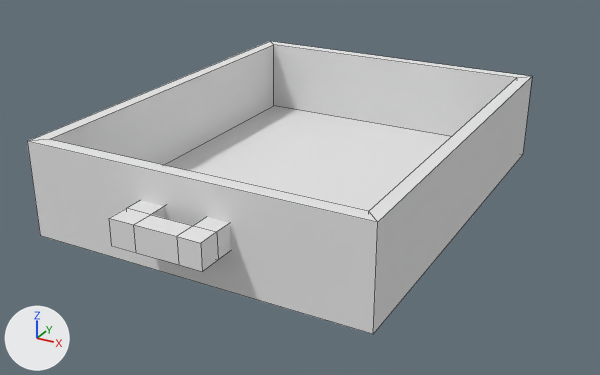
A saved change to the Blender file Escape Room VR/Assets/EscapeRoom/Models/drawer.blend.
Rendered twice from a 50 mm lens placed at (0.593, -1.105, 0.482), pointed at (0.018, -0.06, -0.041). The axes (+X, +Y, +Z) are drawn at lower left. The lights are the same throughout. Mesh edges are drawn as thin lines.

The scene before the commit, as lines of its bpy script (objects in view):
```python
me_cube_006 = bpy.data.meshes.new('Cube.006')
me_cube_006.from_pydata(...)  # 24 vertices, 22 faces; spans x -0.0358..0.034, y -0.0703..0.0684, z -0.0194..0.0194
me_cube_006.materials.append(mat_main)  # its picture is missing
me_cube_007 = bpy.data.meshes.new('Cube.007')
me_cube_007.from_pydata([(0.271, -0.332, -0.074), (0.271, -0.332, 0.074), (-0.271, -0.332, 0.074), (-0.271, -0.332, -0.074), (0.271, 0.332, 0.074), (0.271, 0.332, -0.074), (-0.271, 0.332, -0.074), (-0.271, 0.332, 0.074)], [], [(0, 1, 4, 5), (5, 4, 7, 6), (3, 0, 5, 6), (2, 3, 6, 7), (0, 3, 2, 1)])
me_cube_007.materials.append(mat_main)  # its picture is missing
ob_drawer = bpy.data.objects.new('Drawer', me_cube_007)
ob_drawer.location = (0.0, 0.0, 0.0)
ob_drawer.scale = (0.986, 1.0, 1.0)
_m = ob_drawer.modifiers.new('Solidify', 'SOLIDIFY')
_m.thickness = -0.03
_m.nonmanifold_thickness_mode = 'FIXED'
_m.nonmanifold_merge_threshold = 0.0003
ob_handle = bpy.data.objects.new('Handle', me_cube_006)
ob_handle.parent = ob_drawer
ob_handle.location = (-0.000727, -0.36, 0.00689)
ob_handle.rotation_euler = (0.0, 0.0, -1.571)  # degrees (0, 0, -90)
ob_handle.scale = (1.0, 1.02, 1.0)
```
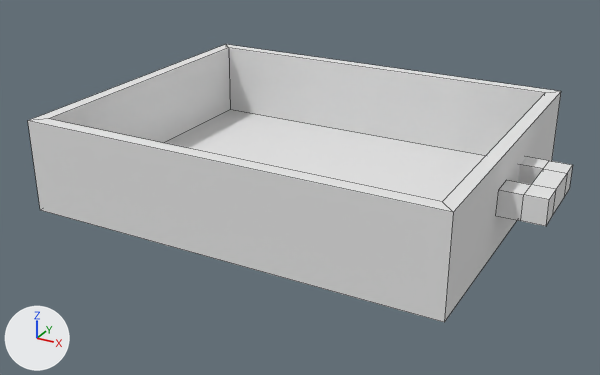
Where the newer file only moved an object's origin or applied its transform, the numbers keep the older frame.

Pixel boxes [x1, y1, x2, y2] of what changed, in the pictures (600 x 375 px):
'Body', added: after [28, 44, 561, 322]
'Drawer', no longer drawn: before [27, 41, 532, 334]
'Handle', reshaped (37% narrower): before [109, 200, 231, 272]; after [496, 157, 573, 226]

Edits to the bpy script that builds the scene:
```text
Change me_cube_006:
    where me_cube_006.from_pydata(...)  # 24 vertices, 22 faces; spans x -0.0358..0.034, y -0.0703..0.0684, z -0.0194..0.0194
    used by ob_handle; parent = ob_drawer; location = (-0.000727, -0.36, 0.00689); rotation_euler = (0.0, 0.0, -1.571), in degrees (0, 0, -90); scale = (1.0, 1.02, 1.0)
    me_cube_006 part 1
    me_cube_006.vertices[0].co: (-0.0332, -0.0703, -0.0194) -> (-0.2882, 0.3244, -0.0194)
    me_cube_006.vertices[1].co: (-0.0332, -0.0703, 0.0194) -> (-0.2882, 0.3244, 0.0194)
    me_cube_006.vertices[2].co: (-0.0332, -0.0315, -0.0194) -> (-0.3273, 0.3244, -0.0194)
    me_cube_006.vertices[3].co: (-0.0332, -0.0315, 0.0194) -> (-0.3273, 0.3244, 0.0194)
    me_cube_006.vertices[4].co: (0.034, -0.0703, -0.0194) -> (-0.2882, 0.3911, -0.0194)  # pixel (111, 245) -> pixel (541, 225)
    me_cube_006.vertices[5].co: (0.034, -0.0703, 0.0194) -> (-0.2882, 0.3911, 0.0194)  # pixel (109, 218) -> pixel (545, 199)
    me_cube_006.vertices[6].co: (0.034, -0.0315, -0.0194) -> (-0.3273, 0.3911, -0.0194)  # pixel (136, 252) -> not seen
    me_cube_006.vertices[7].co: (0.034, -0.0315, 0.0194) -> (-0.3273, 0.3911, 0.0194)  # pixel (133, 224) -> pixel (552, 188)
    me_cube_006.vertices[8].co: (0.0004, -0.0315, -0.0194) -> (-0.3273, 0.3578, -0.0194)
    me_cube_006.vertices[9].co: (0.0004, -0.0315, 0.0194) -> (-0.3273, 0.3578, 0.0194)  # pixel (150, 214) -> pixel (527, 183)
    me_cube_006.vertices[10].co: (0.0004, -0.0703, -0.0194) -> (-0.2882, 0.3578, -0.0194)  # not seen -> pixel (516, 220)
    me_cube_006.vertices[11].co: (0.0004, -0.0703, 0.0194) -> (-0.2882, 0.3578, 0.0194)  # pixel (126, 208) -> pixel (519, 194)
    me_cube_006.vertices[12].co: (0.0004, 0.0334, 0.0194) -> (-0.3928, 0.3578, 0.0194)  # pixel (193, 225) -> pixel (539, 168)
    me_cube_006.vertices[13].co: (0.034, 0.0334, 0.0194) -> (-0.3928, 0.3911, 0.0194)  # pixel (176, 236) -> pixel (563, 172)
    me_cube_006.vertices[14].co: (0.034, 0.0334, -0.0194) -> (-0.3928, 0.3911, -0.0194)  # pixel (178, 264) -> not seen
    me_cube_006.vertices[15].co: (0.0004, 0.0334, -0.0194) -> (-0.3928, 0.3578, -0.0194)
    me_cube_006.vertices[16].co: (0.0004, 0.0684, 0.0194) -> (-0.4282, 0.3578, 0.0194)  # pixel (216, 231) -> pixel (545, 160)
    me_cube_006.vertices[17].co: (0.034, 0.0684, 0.0194) -> (-0.4282, 0.3911, 0.0194)  # pixel (200, 243) -> pixel (568, 164)
    me_cube_006.vertices[18].co: (0.034, 0.0684, -0.0194) -> (-0.4282, 0.3911, -0.0194)  # pixel (202, 271) -> not seen
    me_cube_006.vertices[19].co: (0.0004, 0.0684, -0.0194) -> (-0.4282, 0.3578, -0.0194)  # pixel (218, 259) -> not seen
    me_cube_006.vertices[20].co: (-0.0358, 0.0334, 0.0194) -> (-0.3928, 0.3218, 0.0194)
    me_cube_006.vertices[21].co: (-0.0358, 0.0334, -0.0194) -> (-0.3928, 0.3218, -0.0194)
    me_cube_006.vertices[22].co: (-0.0358, 0.0684, 0.0194) -> (-0.4282, 0.3218, 0.0194)
    me_cube_006.vertices[23].co: (-0.0358, 0.0684, -0.0194) -> (-0.4282, 0.3218, -0.0194)
Add me_cube_007_1:
    me_cube_007_1.from_pydata([(0.267, -0.332, -0.074), (0.267, -0.332, 0.074), (-0.267, -0.332, 0.074), (-0.267, -0.332, -0.074), (0.267, 0.332, 0.074), (0.267, 0.332, -0.074), (-0.267, 0.332, -0.074), (-0.267, 0.332, 0.074)], [], [(0, 1, 4, 5), (5, 4, 7, 6), (3, 0, 5, 6), (2, 3, 6, 7), (0, 3, 2, 1)])
    me_cube_007_1.materials.append(mat_main)  # its picture is missing
Change ob_drawer:
    ob_drawer: bpy.data.objects.new('Drawer', me_cube_007) -> bpy.data.objects.new('Drawer', None)
    ob_drawer.scale: (0.986, 1.0, 1.0) -> (1.0, 1.0, 1.0)
    remove _m = ob_drawer.modifiers.new('Solidify', 'SOLIDIFY')
    remove _m.thickness = -0.03
    remove _m.nonmanifold_thickness_mode = 'FIXED'
    remove _m.nonmanifold_merge_threshold = 0.0003
Add ob_body:
    ob_body = bpy.data.objects.new('Body', me_cube_007_1)  # modifiers SOLIDIFY
    ob_body.parent = ob_drawer
    ob_body.location = (0.0, 0.0, 0.0)
    ob_body.rotation_euler = (0.0, 0.0, 1.571)  # degrees (0, 0, 90)
```
